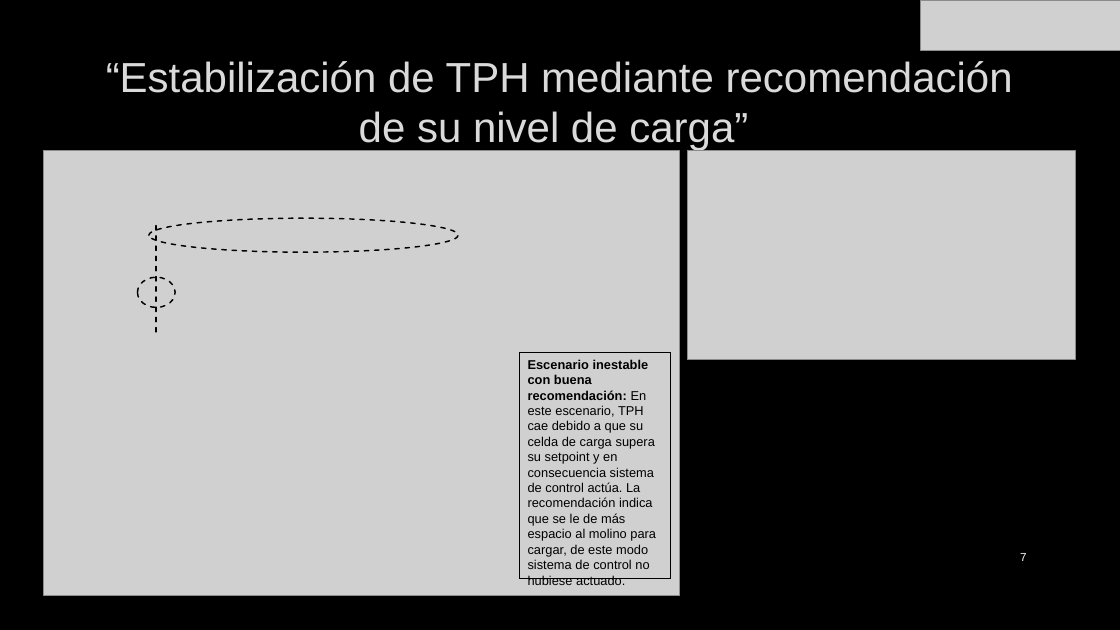
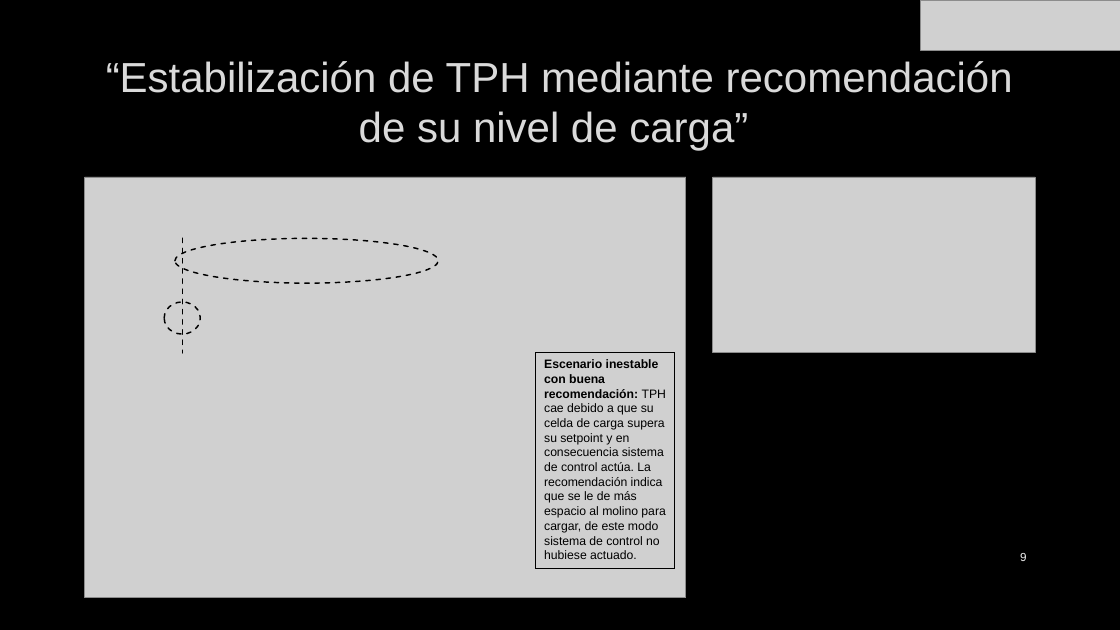
Before and after one commit to JLCdata/Reinforcement-Learning, a slide deck: slide 9 of Proyecto final - Offline Reinforcement Learning/Presentación final.pptx (slide 7 before the commit). Drawn at 1120x630 pixels with LibreOffice and Linux fonts; fonts in the diff are those of the drawing; grey boxes stand for pictures; background and template pictures are left out. Boxes give left, top, right and bottom in pixels: in the first picture for what was removed or moved away, otherwise in the second. Text is boxed around its words. In the diff, an @@ line names an element or a change of style, - is before the commit and + after.

```diff
--- a/Proyecto final - Offline Reinforcement Learning/Presentación final.pptx
+++ b/Proyecto final - Offline Reinforcement Learning/Presentación final.pptx
@@ picture: place and size @@
-picture at (44, 150, 680, 596)
+picture at (85, 177, 686, 598)
@@ picture: place and size @@
-picture at (687, 150, 1075, 360)
+picture at (713, 177, 1036, 353)
@@ ellipse: place and size @@
-ellipse at (149, 218, 458, 252)
+ellipse at (175, 239, 438, 283)
@@ line moved from (156, 226) - (156, 334) to (182, 239) - (182, 353) @@
@@ ellipse: place and size @@
-ellipse at (138, 277, 176, 308)
+ellipse at (164, 302, 200, 334)
@@ rectangle "Escenario inestable con buena recomendación: ...": place and size @@
-rectangle "Escenario inestable con buena recomendación: ..." at (519, 352, 670, 578)
+rectangle "Escenario inestable con buena recomendación: ..." at (536, 353, 675, 569)
@@ text in rectangle at (544, 359, 666, 559): text changed; size 11 to 10.5 pt @@
-Escenario inestable con buena recomendación: En este escenario, TPH cae debido a que su celda de carga supera su setpoint y en consecuencia sistema de control actúa. La recomendación indica que se le de más espacio al molino para cargar, de este modo sistema de control no hubiese actuado.
+Escenario inestable con buena recomendación: TPH cae debido a que su celda de carga supera su setpoint y en consecuencia sistema de control actúa. La recomendación indica que se le de más espacio al molino para cargar, de este modo sistema de control no hubiese actuado.
@@ page number at (1020, 553, 1026, 561): text changed @@
-7
+9
```
Also in this commit, not shown: 6 other slides changed, 3 slides added, 8 other files.
